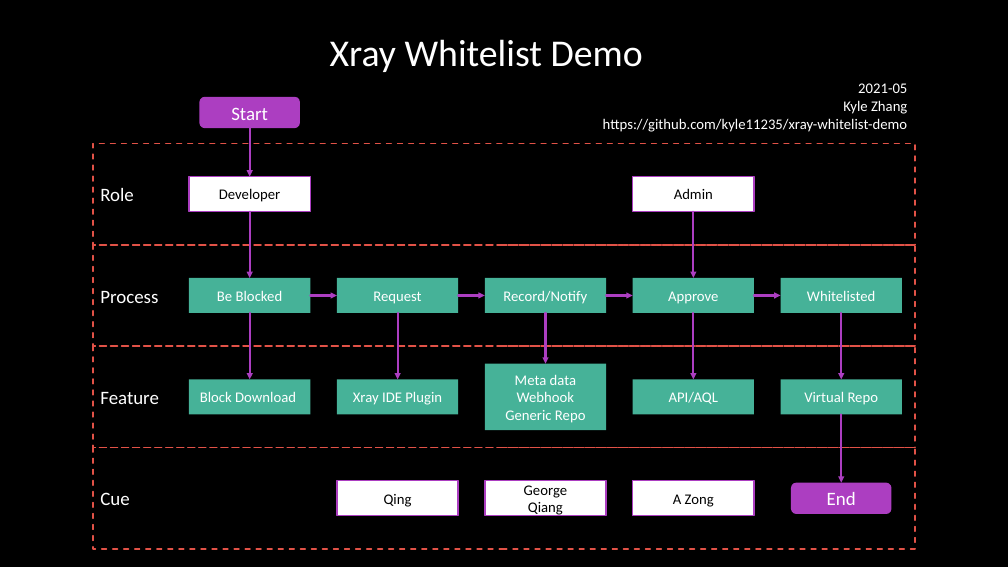
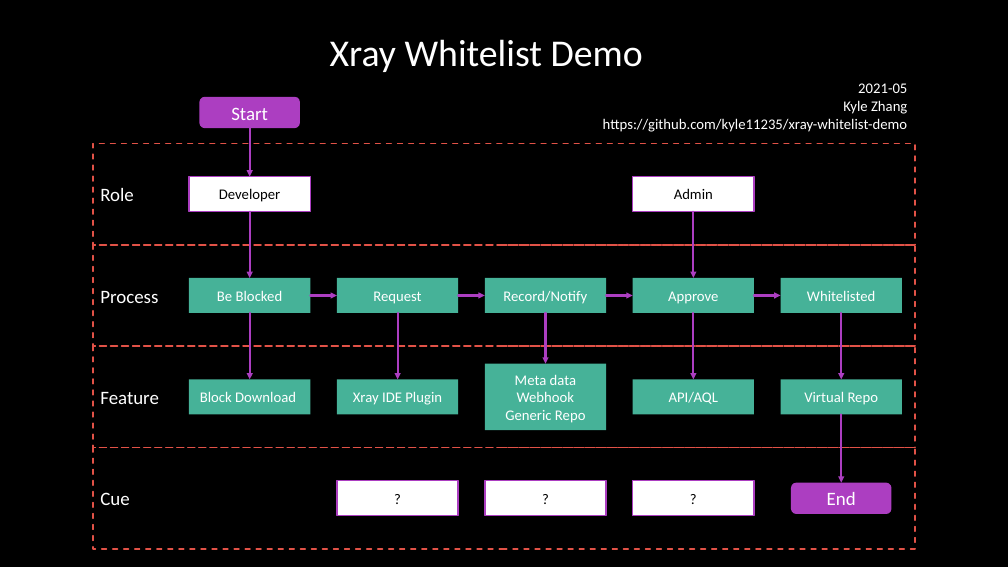
Before and after one commit to kyle11235/xray-in-practice, a slide deck: slide 1 of xray_whitelist_demo.pptx. Drawn at 1008x567 pixels with LibreOffice and Linux fonts; fonts in the diff are those of the drawing; background and template pictures are left out. Boxes give left, top, right and bottom in pixels: in the first picture for what was removed or moved away, otherwise in the second. Text is boxed around its words. In the diff, an @@ line names an element or a change of style, - is before the commit and + after.

```diff
--- a/xray_whitelist_demo.pptx
+++ b/xray_whitelist_demo.pptx
@@ text in rectangle at box(384, 494, 412, 507): text changed @@
-Qing
+?
@@ text in rectangle at box(524, 485, 567, 517): text changed @@
-George
-Qiang
+?
@@ text in rectangle at box(673, 494, 714, 507): text changed @@
-A Zong
+?
```
Also in this commit, not shown: 1 other file.
